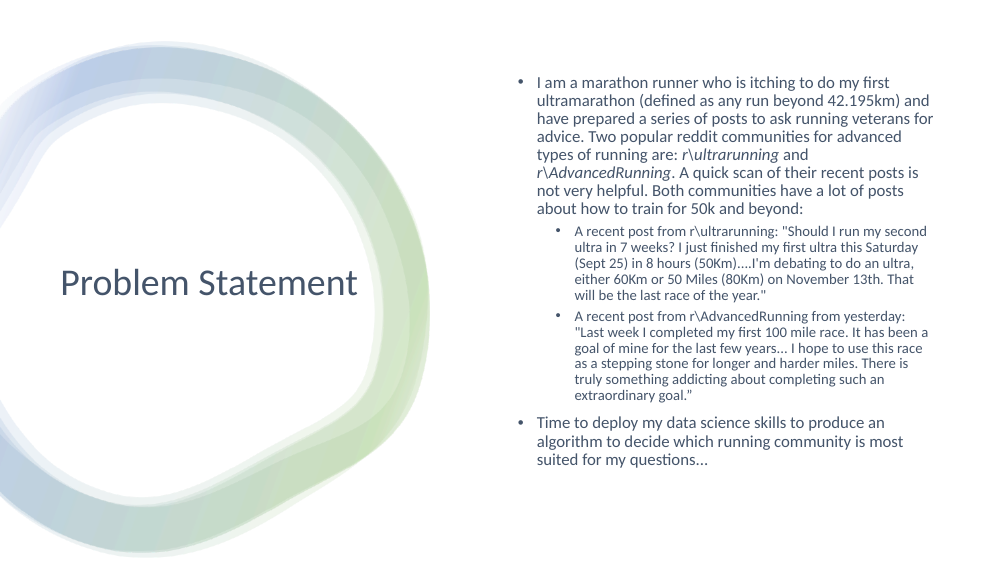
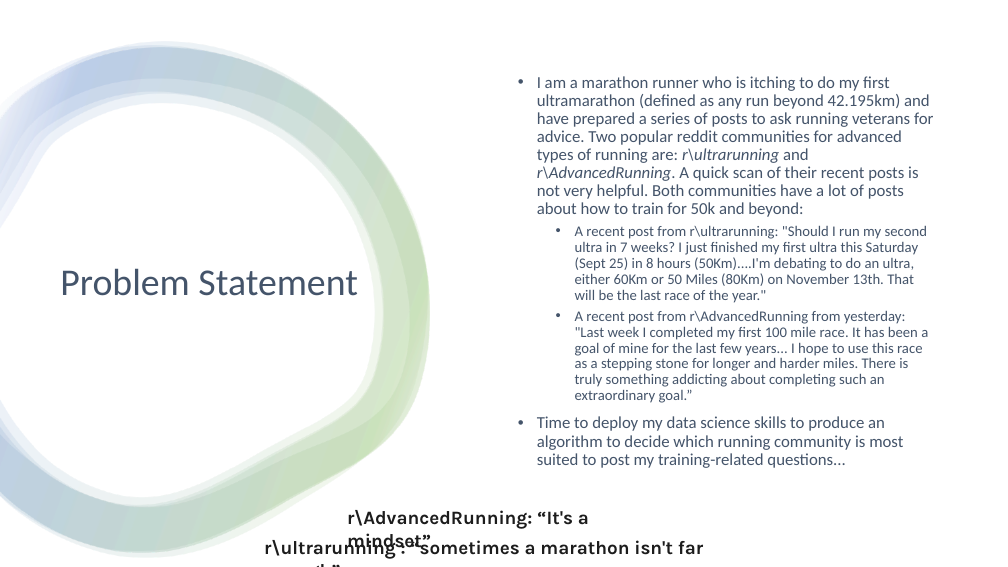
Before and after one commit to ngwtl/DSI-SG-24-projects, a slide deck: slide 2 of project_3/ethan-project-3-presentation.pptx. Drawn at 1008x567 pixels with LibreOffice and Linux fonts; fonts in the diff are those of the drawing. Boxes give left, top, right and bottom in pixels: in the first picture for what was removed or moved away, otherwise in the second. Text is boxed around its words. In the diff, an @@ line names an element or a change of style, - is before the commit and + after.

```diff
--- a/project_3/ethan-project-3-presentation.pptx
+++ b/project_3/ethan-project-3-presentation.pptx
@@ text at [537, 416, 903, 468]: text changed @@
-• Time to deploy my data science skills to produce an algorithm to decide which running community is most suited for my questions...
+• Time to deploy my data science skills to produce an algorithm to decide which running community is most suited to post my training-related questions...
@@ text added at [264, 537, 703, 559], 18 pt, text #1C1C1C, bold @@
+r\ultrarunning : “sometimes a marathon isn't far enough”
@@ text added at [347, 510, 589, 553], 18 pt, text #1C1C1C, bold @@
+r\AdvancedRunning: “It's a mindset”
```
Also in this commit, not shown: 6 other slides changed.
